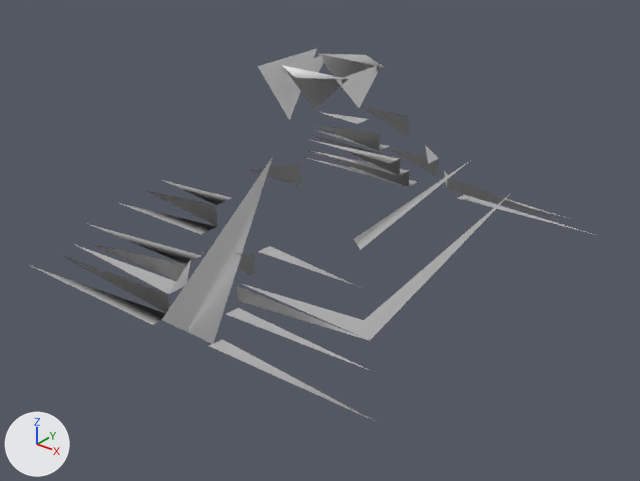
The glTF model lod/building3/lod0/building3.glb as it was, and as the next commit left it.
Rendered twice from a 50 mm camera at (23.5, -30.2, 20.1) aimed at (0.6, -1.6, 2.3). Every picture has the same lights, and +X, +Y and +Z are marked at lower left. The first picture is the older version. Vertices at exactly the same position are counted once.

The older version as bpy lines, for what is in view:
```python
me_obj1 = bpy.data.meshes.new('obj1')
me_obj1.from_pydata(...)  # 103 vertices, 41 faces; spans x -10.0..9.5, y -10.0..10.0, z 1.0..10.0
me_obj1.materials.append(mat_mat0)  # white #e7e7e7
ob_obj1 = bpy.data.objects.new('obj1', me_obj1)
ob_obj1.location = (0.0, 0.0, 0.0)
```
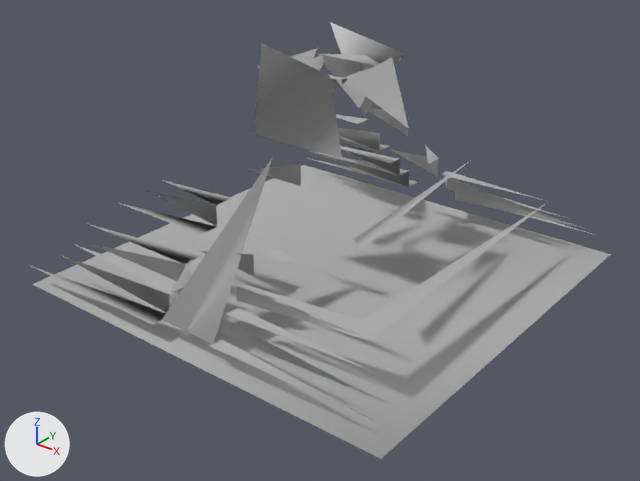
Pixel boxes (x1, y1, x2, y2) of what changed, in the pictures (640 x 481 px):
'obj1', reshaped (18% taller)
    before: (29, 49, 596, 420)
    after: (29, 22, 611, 459)
part 1 of me_obj1, built on
    before: (364, 194, 510, 340)
    after: (33, 22, 611, 459)

What changed in the scene script:
```text
Change me_obj1:
    used by ob_obj1; location = (0.0, 0.0, 0.0)
    remove me_obj1.from_pydata(...)  # 103 vertices, 41 faces; spans x -10.0..9.5, y -10.0..10.0, z 1.0..10.0
    add me_obj1.from_pydata(...)  # 125 vertices, 50 faces; spans x -10.0..10.0, y -10.0..10.0, z 0.0..11.2
    me_obj1 part 1
    1 vertex is removed from x 5.5, y 7.5, z 3.0
    1 face is deleted
    23 vertices are added at x -10.0..10.0, y -10.0..10.0, z 0.0..11.2
    10 new faces join them
```
